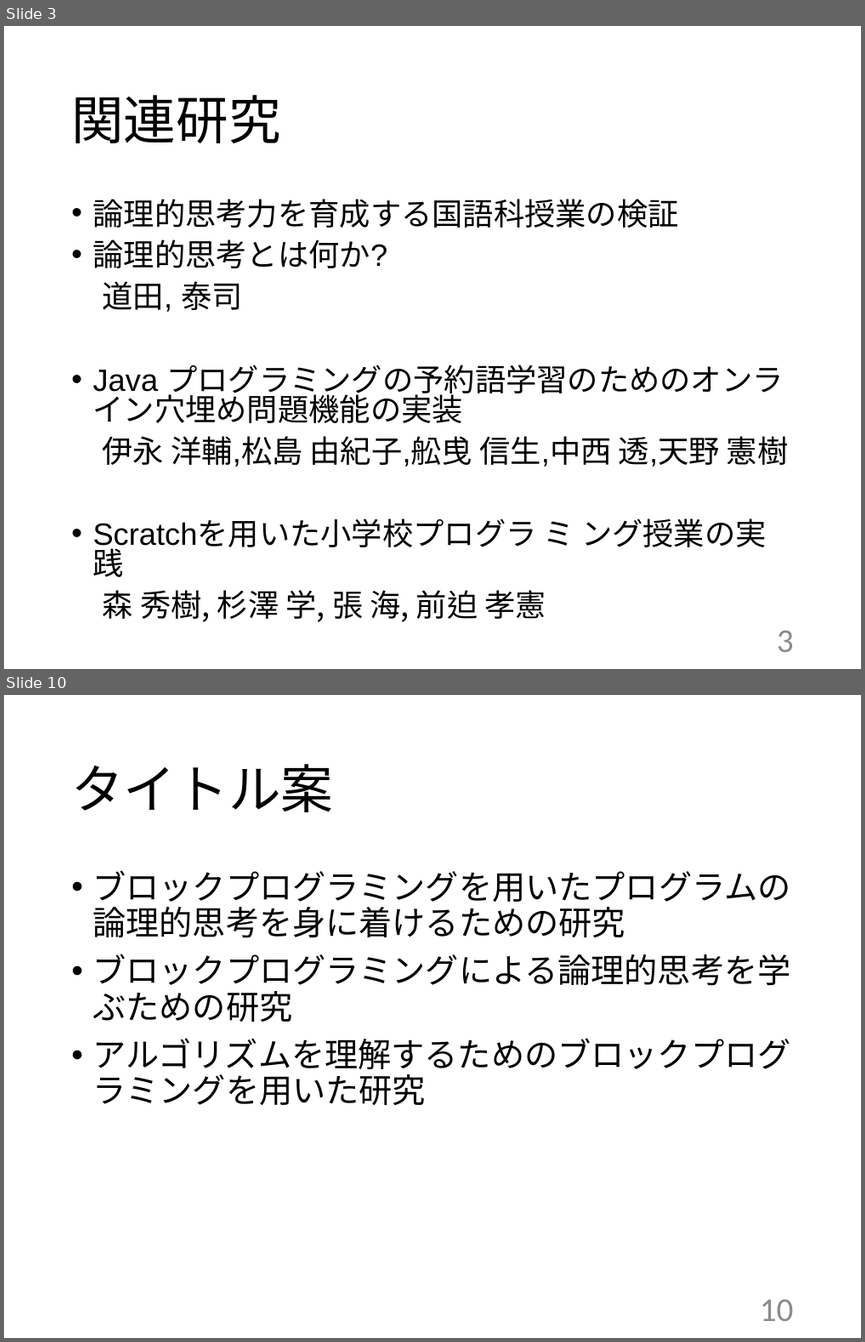
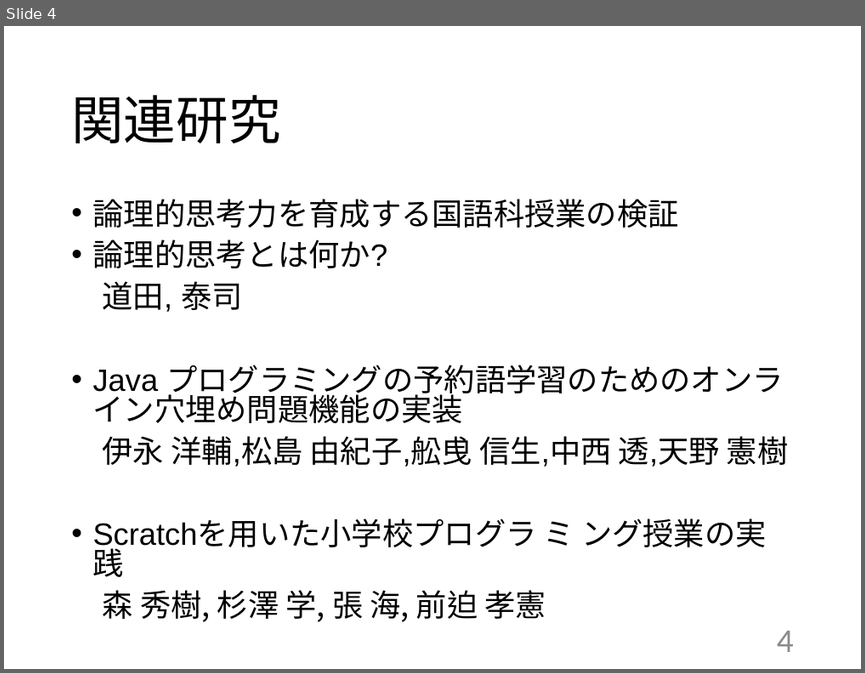
Before and after one commit to kait-takanolab/1821121-shimaoka-thesis, a slide deck: 1821121_shimaoka_tyuukan.pptx. Shown one above the other, each under a label of ours: slides 3 and 10 before the commit, slide 4 after it; the slides between them are not shown. The pictures are 865x1342 and 865x673 pixels, drawn with LibreOffice and Linux fonts; fonts in the diff are those of the drawing. Boxes give left, top, right and bottom in pixels: in the first picture for what was removed or moved away, otherwise in the second. Text is boxed around its words. In the diff, an @@ line names an element or a change of style, - is before the commit and + after.

```diff
--- a/1821121_shimaoka_tyuukan.pptx
+++ b/1821121_shimaoka_tyuukan.pptx
@@ slide 10 removed at <box>4,695,861,1338</box>, background #FFFFFF @@
@@ title removed at <box>71,764,333,812</box> @@
-タイトル案
@@ text removed at <box>93,870,791,1105</box> @@
-• ブロックプログラミングを用いたプログラムの論理的思考を身に着けるための研究
-• ブロックプログラミングによる論理的思考を学ぶための研究
-• アルゴリズムを理解するためのブロックプログラミングを用いた研究
@@ page number removed at <box>760,1299,794,1321</box> @@
-10
@@ what was slide 3 is now slide 4 @@
@@ page number at <box>777,630,794,652</box>: text changed @@
-3
+4
```
Also in this commit, not shown: 7 slides changed, 2 slides added.
